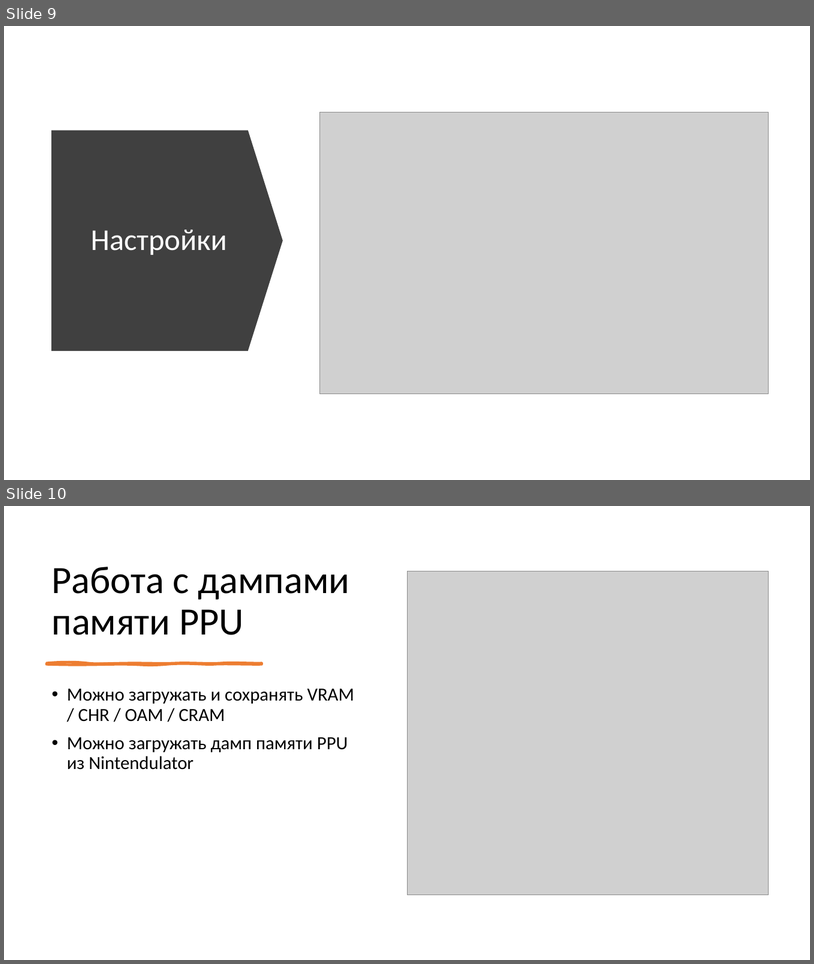
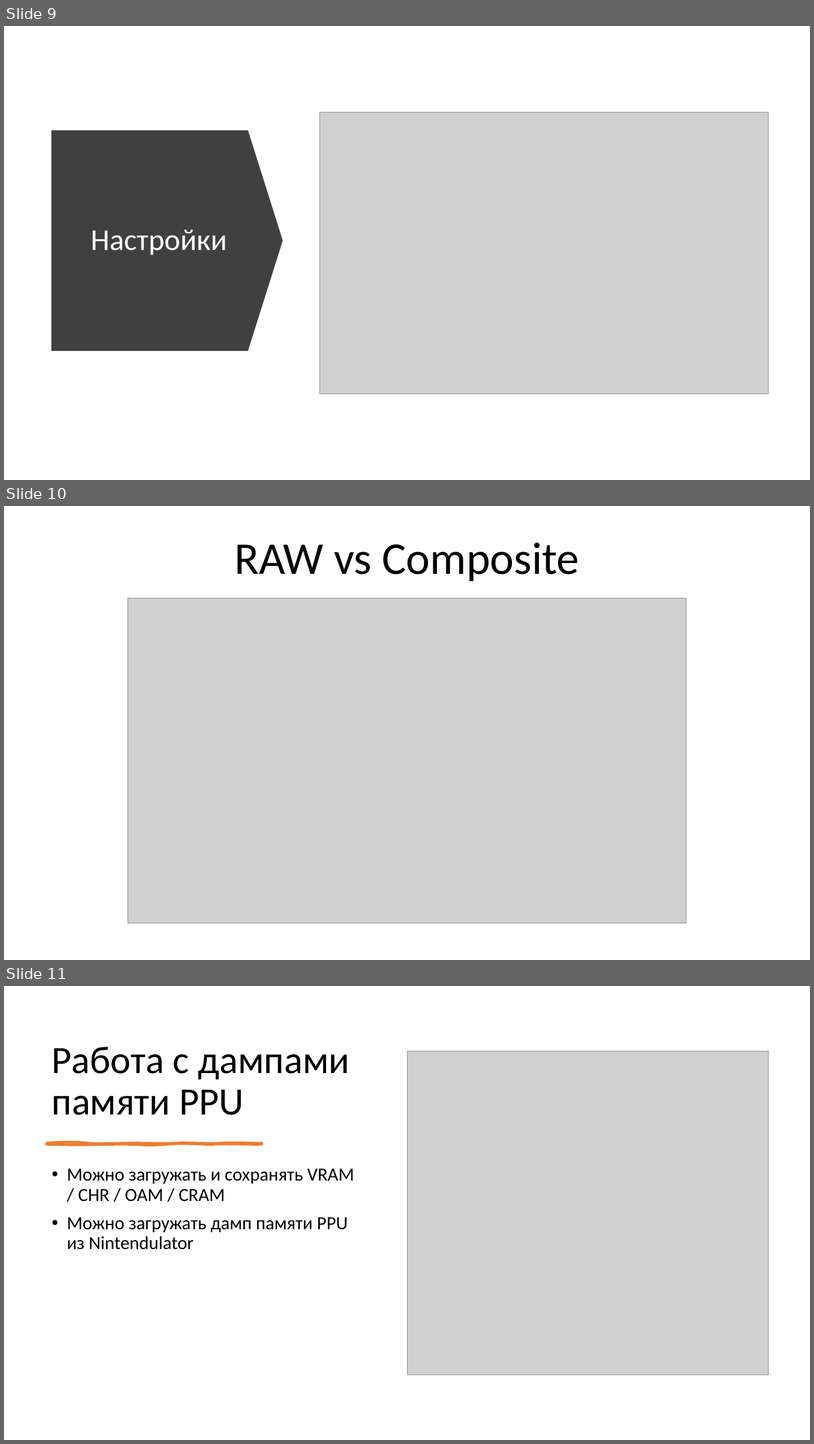
Before and after one commit to emu-russia/breaknes, a slide deck: UserManual/PPUPlayer/PPU_Player_Rus.pptx. Shown one above the other, each under a label of ours: slides 9 and 10 before the commit, slides 9, 10 and 11 after it. The pictures are 814x964 and 814x1444 pixels, drawn with LibreOffice and Linux fonts; fonts in the diff are those of the drawing; grey boxes stand for pictures. Boxes give left, top, right and bottom in pixels: in the first picture for what was removed or moved away, otherwise in the second. Text is boxed around its words. In the diff, an @@ line names an element or a change of style, - is before the commit and + after.

```diff
--- a/UserManual/PPUPlayer/PPU_Player_Rus.pptx
+++ b/UserManual/PPUPlayer/PPU_Player_Rus.pptx
@@ slide 10 added at [4, 506, 810, 960], background #FFFFFF @@
@@ title added at [234, 543, 580, 582], 54 pt, text #000000 @@
+RAW vs Composite
@@ picture added at [128, 598, 686, 924] @@
@@ what was slide 10 is now slide 11 @@
```
Also in this commit, not shown: 3 slides changed, 2 other slides added, 3 other files.
